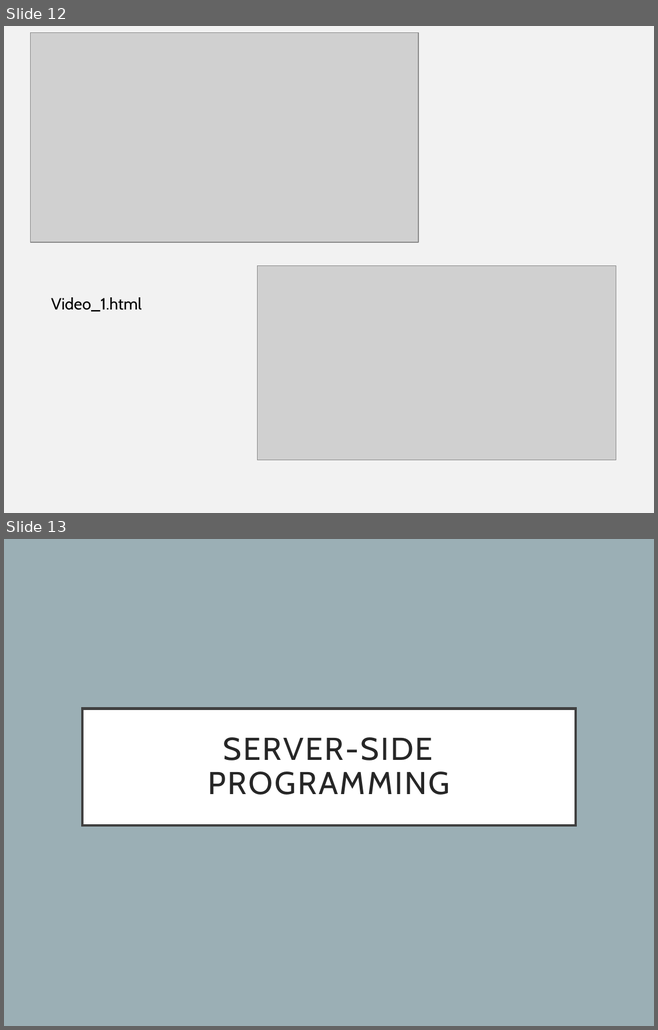
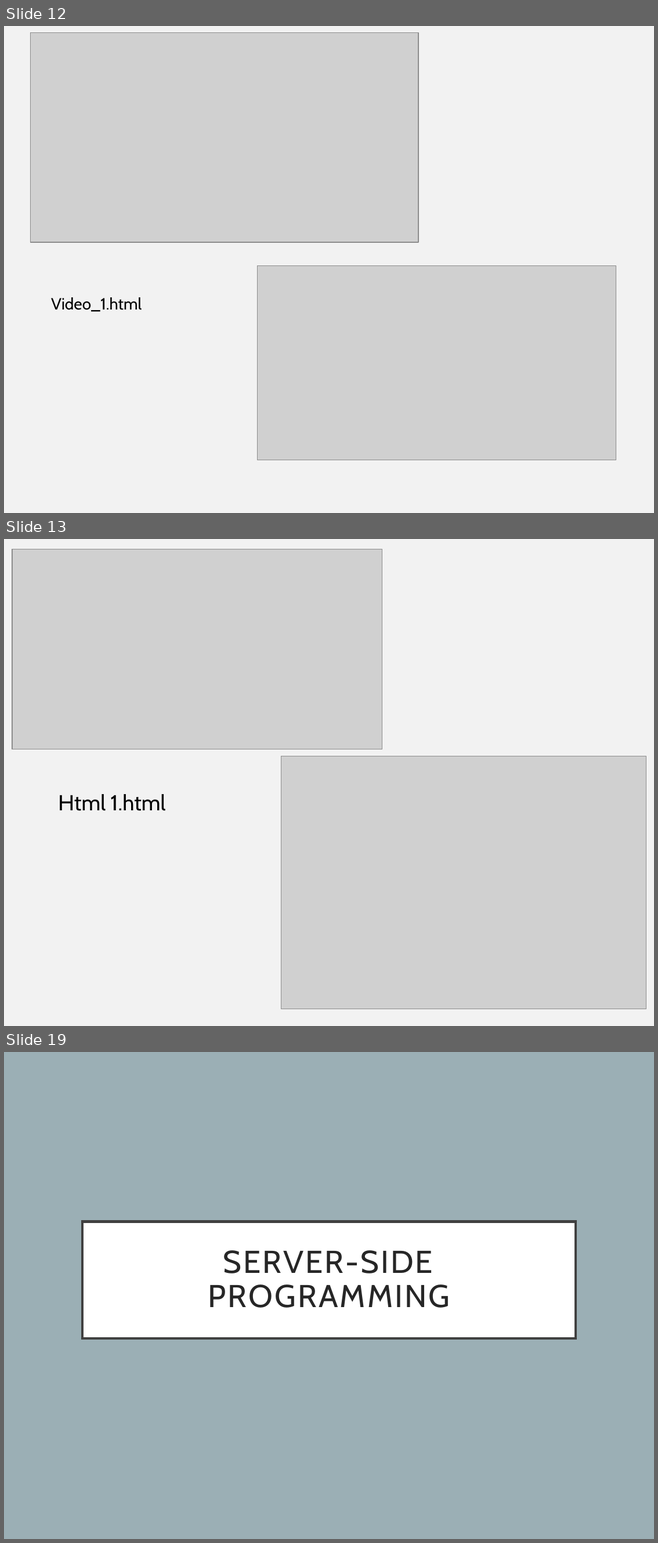
Before and after one commit to nicolejade2502/Jadewy4100E211, a slide deck: Web development_4100E211_20211208.pptx. Shown one above the other, each under a label of ours: slides 12 and 13 before the commit, slides 12, 13 and 19 after it; the slides between them are not shown. The pictures are 658x1030 and 658x1543 pixels, drawn with LibreOffice and Linux fonts; fonts in the diff are those of the drawing; grey boxes stand for pictures. Boxes give left, top, right and bottom in pixels: in the first picture for what was removed or moved away, otherwise in the second. Text is boxed around its words. In the diff, an @@ line names an element or a change of style, - is before the commit and + after.

```diff
--- a/Web development_4100E211_20211208.pptx
+++ b/Web development_4100E211_20211208.pptx
@@ slide 13 added at [4,539,654,1026], background #F2F2F2 @@
@@ picture added at [13,549,382,749] @@
@@ picture added at [281,756,646,1009] @@
@@ text added at [58,794,165,811], 24 pt, text #000000 @@
+Html 1.html
@@ what was slide 13 is now slide 19 @@
```
Also in this commit, not shown: 5 other slides added.
